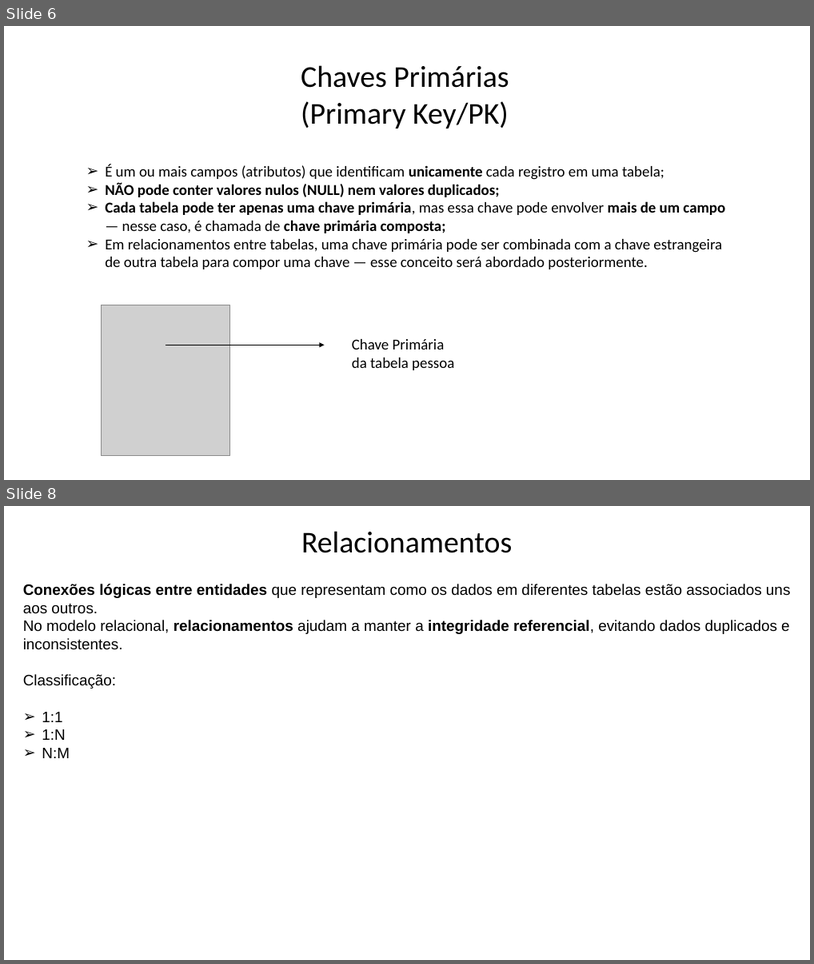
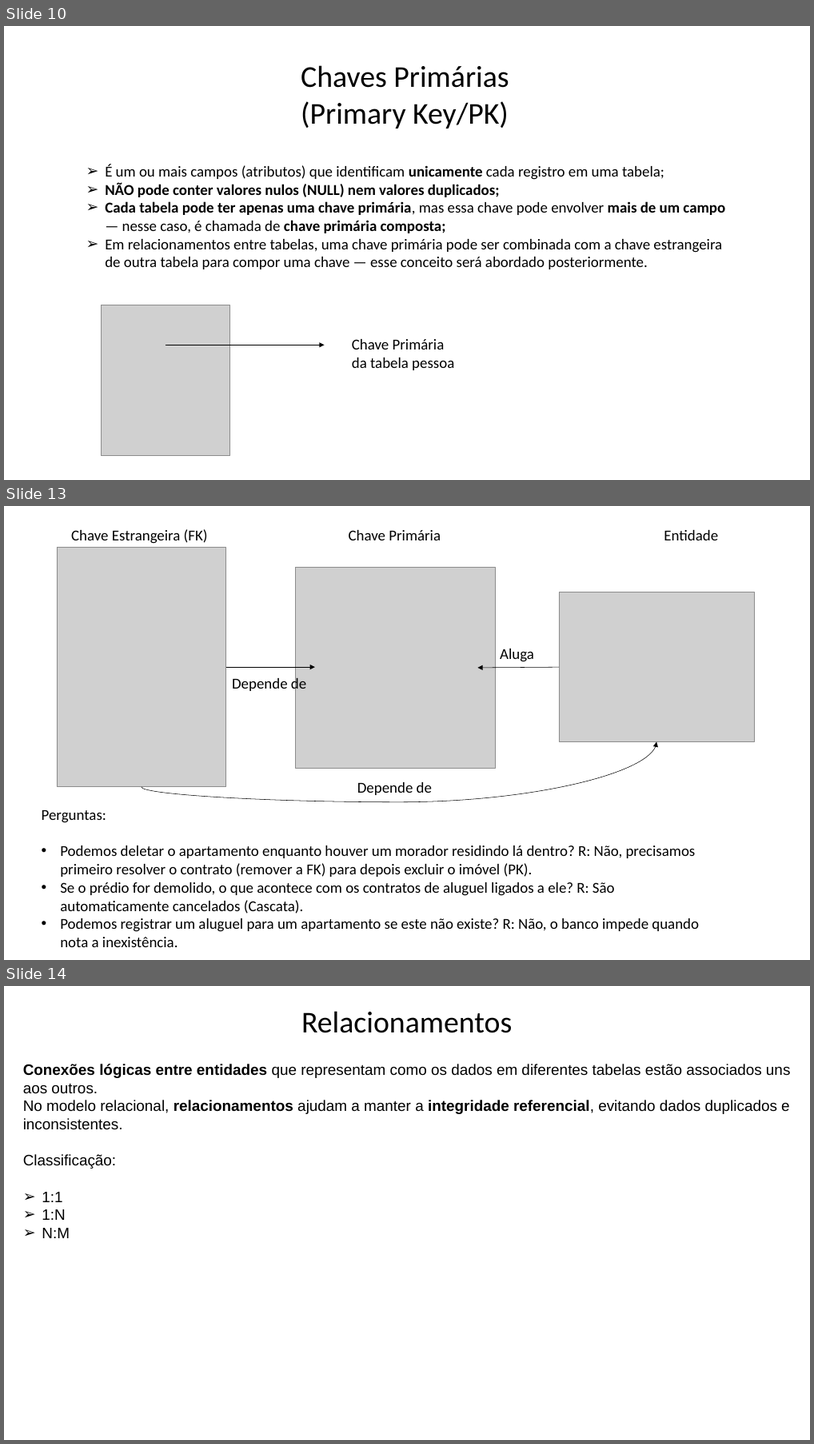
Before and after one commit to Felipe-Tagawa/C07-Monitoria, a slide deck: Aula 02/IntroduçãoBD.pptx. Shown one above the other, each under a label of ours: slides 6 and 8 before the commit, slides 10, 13 and 14 after it; the slides between them are not shown. The pictures are 814x964 and 814x1444 pixels, drawn with LibreOffice and Linux fonts; fonts in the diff are those of the drawing; grey boxes stand for pictures; background and template pictures are left out. Boxes give left, top, right and bottom in pixels: in the first picture for what was removed or moved away, otherwise in the second. Text is boxed around its words. In the diff, an @@ line names an element or a change of style, - is before the commit and + after.

```diff
--- a/Aula 02/IntroduçãoBD.pptx
+++ b/Aula 02/IntroduçãoBD.pptx
@@ slide 13 added at <box>4,506,810,960</box>, background picture (left out) @@
@@ text added at <box>71,529,208,544</box>, 18 pt, text #000000 @@
+Chave Estrangeira (FK)
@@ picture added at <box>57,547,226,787</box> @@
@@ text added at <box>349,530,441,540</box>, 18 pt, text #000000 @@
+Chave Primária
@@ text added at <box>664,530,718,540</box>, 18 pt, text #000000 @@
+Entidade
@@ picture added at <box>295,567,496,768</box> @@
@@ picture added at <box>559,592,754,742</box> @@
@@ text added at <box>500,648,534,662</box>, 18 pt, text #000000 @@
+Aluga
@@ arrow added from (226, 667) to (315, 667), #000000 0.5 pt @@
@@ arrow added from (559, 667) to (478, 668), #000000 0.5 pt @@
@@ text added at <box>232,676,306,692</box>, 18 pt, text #000000 @@
+Depende de
@@ curved arrow added from (142, 787) to (658, 742), #000000 0.5 pt @@
@@ text added at <box>358,782,432,795</box>, 18 pt, text #000000 @@
+Depende de
@@ text added at <box>42,810,699,947</box>, 18 pt, text #000000 @@
+Perguntas:
+• Podemos deletar o apartamento enquanto houver um morador residindo lá dentro? R: Não, precisamos primeiro resolver o contrato (remover a FK) para depois excluir o imóvel (PK).
+• Se o prédio for demolido, o que acontece com os contratos de aluguel ligados a ele? R: São automaticamente cancelados (Cascata).
+• Podemos registrar um aluguel para um apartamento se este não existe? R: Não, o banco impede quando nota a inexistência.
@@ what was slide 6 is now slide 10 @@
@@ what was slide 8 is now slide 14 @@
```
Also in this commit, not shown: 2 slides changed, 6 other slides added, 1 other file.
